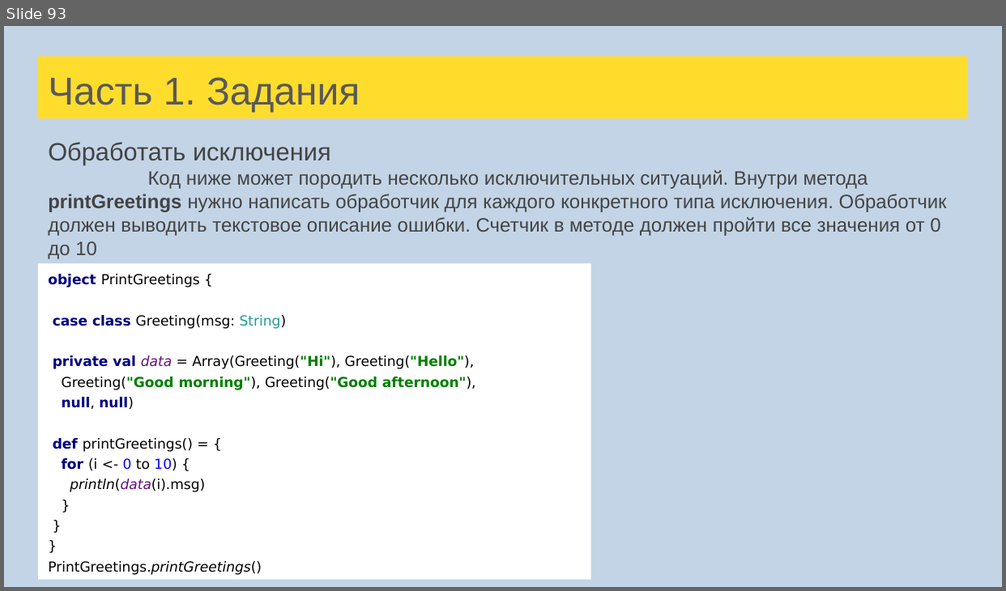
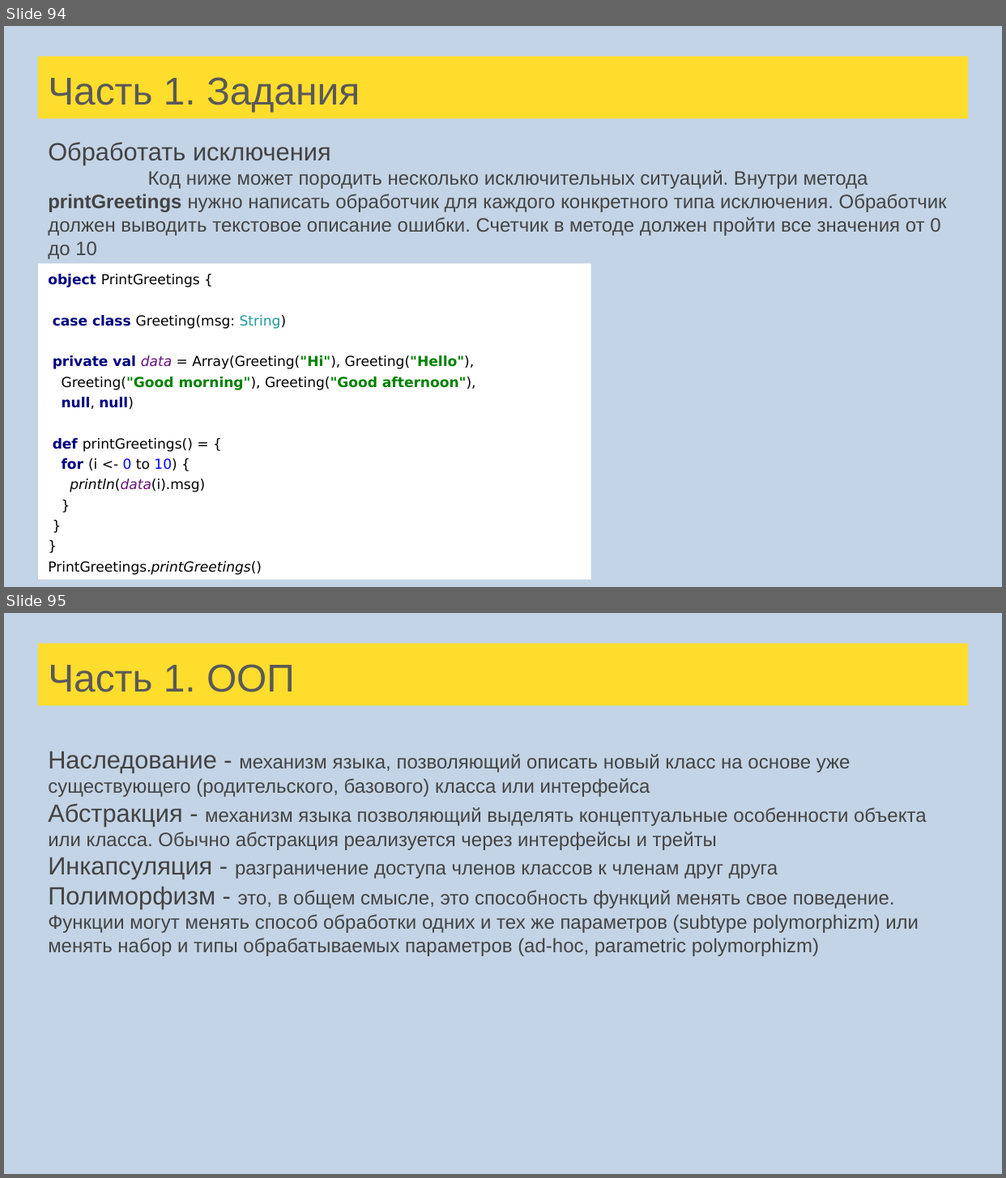
Before and after one commit to tralfamadore/ScalaLectures, a slide deck: src/main/resources/Лекции Scala для FinTech.pptx. Shown one above the other, each under a label of ours: slide 93 before the commit, slides 94 and 95 after it. The pictures are 1006x591 and 1006x1178 pixels, drawn with LibreOffice and Linux fonts; fonts in the diff are those of the drawing. Boxes give left, top, right and bottom in pixels: in the first picture for what was removed or moved away, otherwise in the second. Text is boxed around its words. In the diff, an @@ line names an element or a change of style, - is before the commit and + after.

```diff
--- a/src/main/resources/Лекции Scala для FinTech.pptx
+++ b/src/main/resources/Лекции Scala для FinTech.pptx
@@ slide 95 added at <box>4,613,1002,1174</box>, background #C3D4E6 @@
@@ title added at <box>38,643,968,706</box>, fill #FFDD2D, 28 pt, text #595959 @@
+Часть 1. ООП
@@ text added at <box>48,752,926,956</box>, 14 pt, text #434343 @@
+Наследование - механизм языка, позволяющий описать новый класс на основе уже существующего (родительского, базового) класса или интерфейса
+Абстракция - механизм языка позволяющий выделять концептуальные особенности объекта или класса. Обычно абстракция реализуется через интерфейсы и трейты
+Инкапсуляция - разграничение доступа членов классов к членам друг друга
+Полиморфизм - это, в общем смысле, это способность функций менять свое поведение. Функции могут менять способ обработки одних и тех же параметров (subtype polymorphizm) или менять набор и типы обрабатываемых параметров (ad-hoc, pаrametriс polymorphizm)
@@ what was slide 93 is now slide 94 @@
```
Also in this commit, not shown: 4 slides changed, 4 other slides added, 1 other file.
